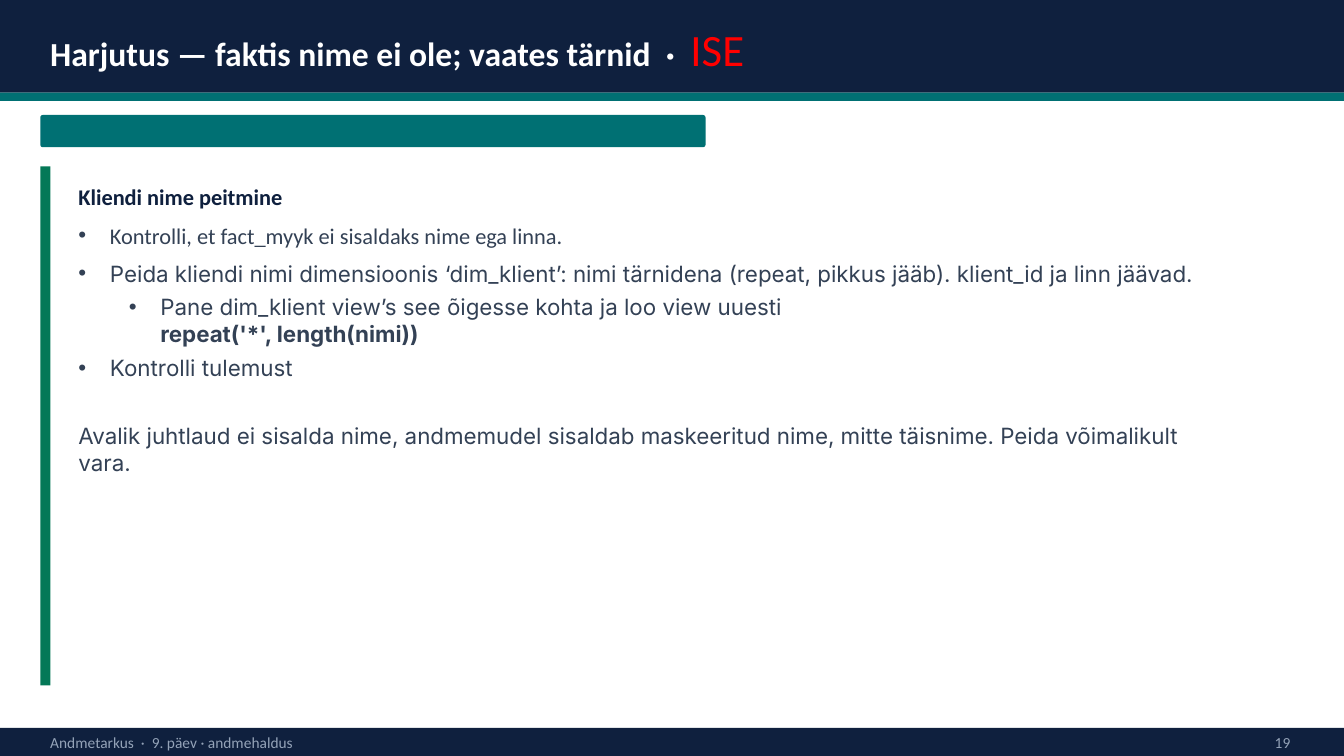
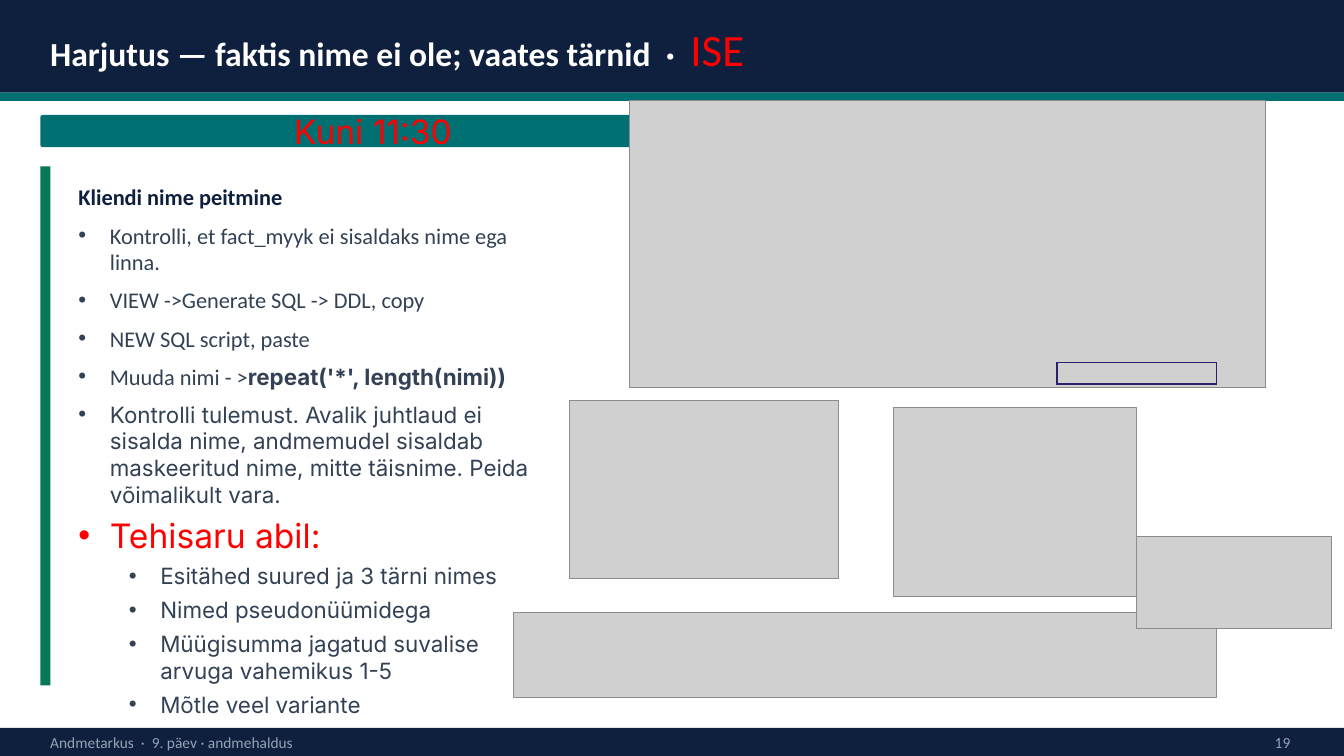
Before and after one commit to emilieabel/andmetarkus, a slide deck: slide 22 of Materjalid/Day10 Andmekaitse/10-paev-andmetarkus-esitlus.pptx. Drawn at 1344x756 pixels with LibreOffice and Linux fonts; fonts in the diff are those of the drawing; grey boxes stand for pictures. Boxes give left, top, right and bottom in pixels: in the first picture for what was removed or moved away, otherwise in the second. Text is boxed around its words. In the diff, an @@ line names an element or a change of style, - is before the commit and + after.

Commit message:
r8

```diff
--- a/Materjalid/Day10 Andmekaitse/10-paev-andmetarkus-esitlus.pptx
+++ b/Materjalid/Day10 Andmekaitse/10-paev-andmetarkus-esitlus.pptx
@@ text in rounded rectangle at bbox=[294, 118, 452, 152]: text added @@
+Kuni 11:30
@@ picture added at bbox=[630, 101, 1265, 387] @@
@@ rounded rectangle: place and size @@
-rounded rectangle at bbox=[40, 166, 665, 686]
+rounded rectangle at bbox=[40, 162, 665, 682]
@@ text at bbox=[110, 293, 528, 714]: text changed @@
-• Peida kliendi nimi dimensioonis ‘dim_klient’: nimi tärnidena (repeat, pikkus jääb). klient_id ja linn jäävad.
-  • Pane dim_klient view’s see õigesse kohta ja loo view uuesti
-    repeat('*', length(nimi))
-• Kontrolli tulemust
-Avalik juhtlaud ei sisalda nime, andmemudel sisaldab maskeeritud nime, mitte täisnime. Peida võimalikult vara.
+• VIEW ->Generate SQL -> DDL, copy
+• NEW SQL script, paste
+• Muuda nimi - >repeat('*', length(nimi))
+• Kontrolli tulemust. Avalik juhtlaud ei sisalda nime, andmemudel sisaldab maskeeritud nime, mitte täisnime. Peida võimalikult vara.
+• Tehisaru abil:
+  • Esitähed suured ja 3 tärni nimes
+  • Nimed pseudonüümidega
+  • Müügisumma jagatud suvalise arvuga vahemikus 1-5
+  • Mõtle veel variante
@@ rectangle added at bbox=[1058, 363, 1218, 384], outline #27236B 1 pt @@
@@ picture added at bbox=[570, 400, 839, 579] @@
@@ picture added at bbox=[893, 407, 1137, 597] @@
@@ picture added at bbox=[1137, 536, 1332, 629] @@
@@ picture added at bbox=[513, 613, 1217, 699] @@
```
Also in this commit, not shown: 2 other slides changed, 1 slide added.
